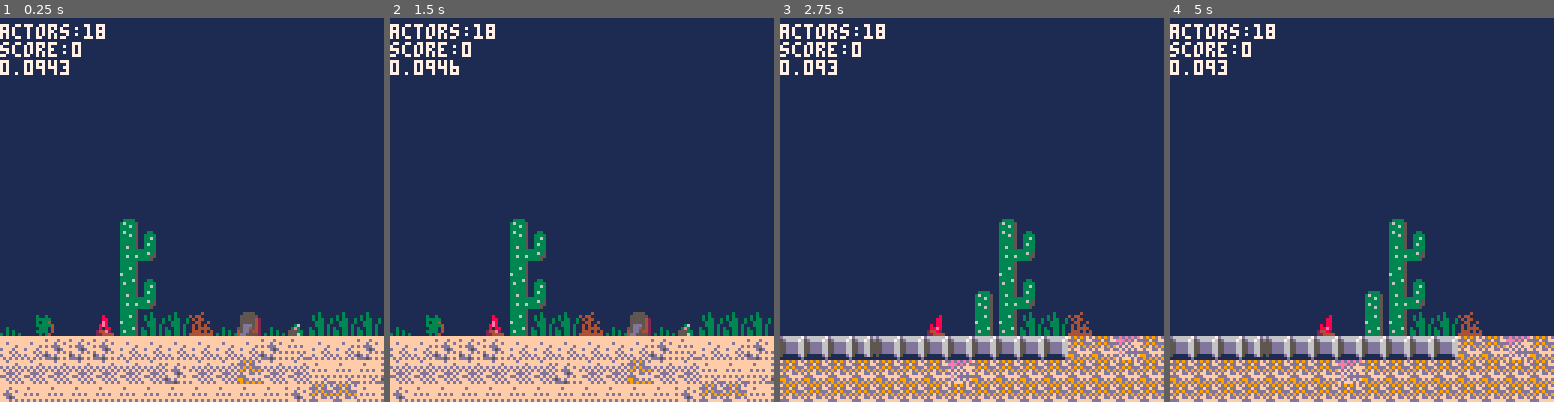
Above: before the commit, frames 1-4 (left to right).
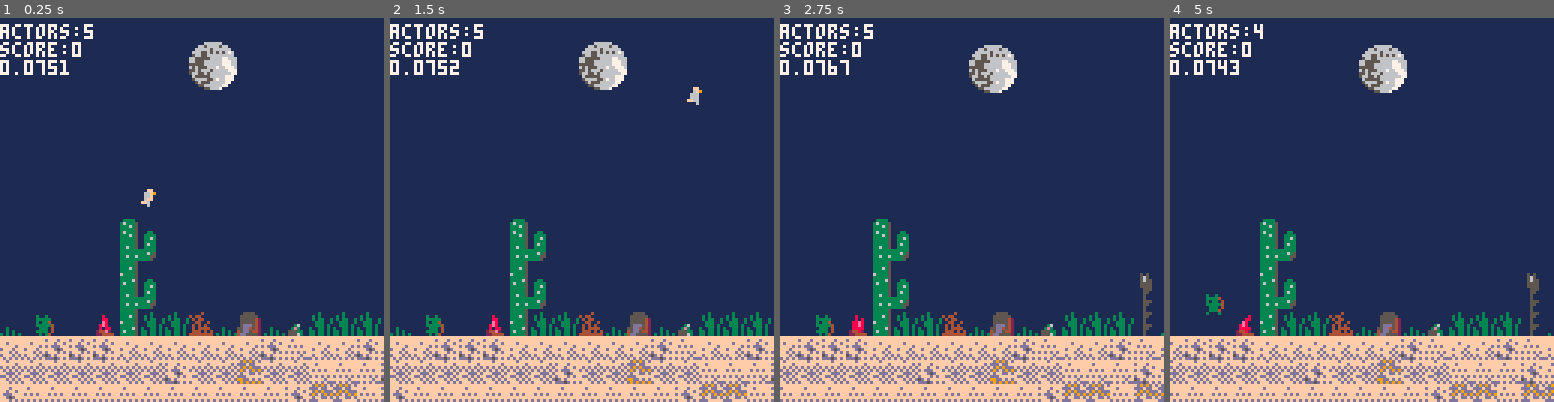
Above: after the commit, the same moments.

Repository: MaxBittker/pico-8-plink
Game: PICO-8 cartridge plink.p8
Same seed, same stepped clock (60 frames per second), same inputs: the game is played once before the commit and once after it.
Inputs:
- Up to frame 1 (0.25 s): no input
- Up to frame 2 (1.5 s): tap X (X key) at 0.33, 1.07 s; tap O (Z key) at 0.7 s
- Up to frame 3 (2.75 s): hold Right 1.6-2.1 s; tap O (Z key) at 1.7, 2.1, 2.5 s; tap X (X key) at 1.85 s; hold Up 2.15-2.42 s; hold Right from 2.47 s (still down)
- Up to frame 4 (5 s): tap O (Z key) every 0.4 s from 2.9 to 4.9 s; tap X (X key) at 2.97, 4.08 s; release Right at 3.03 s; hold Left 3.08-3.58 s; hold Right 4.02-4.68 s; hold Up from 4.73 s (still down)

The runs differ from the first frame. In frame 1, 1.6% of the frame differs, in the area x 9-62%, y 1-50%; in frame 2, 1.6%; in frame 3, 20%; in frame 4, 21%, in the area x 0-100%, y 1-100%.

Commit message:
stages and bird and moon

Diff:
--- a/plink.p8
+++ b/plink.p8
@@ -43,6 +42,16 @@
   a.x=x a.y=y
   a.frame = 0
   add(fire, a)
+  return a
+end
+
+function make_bird(x,y)
+  local a = {}
+  a.x=x a.y=y
+  a = make_actor(3, x+0.5, y+1.2, 1)
+  a.frame = 112
+  a.fear = 0
+  a.ddy=0;
   return a
 end
 
@@ -114,7 +123,7 @@
   level = 0
 
   -- spawn player
-  for y=0,63 do for x=0,127 do
+  for y=0,32 do for x=0,127 do
      my = y + 4
     if (mget(x,y) == 104) then
       player = make_player(x,my+1,1)
@@ -125,8 +134,11 @@
     if (mget(x,y) == 144) then
       make_moose(x,my)
     end
+    if (mget(x,y) == 112) then
+      make_bird(x,my)
+    end
     end end
-    t = 0
+    t = 3
 
     death_t = 0
   end
@@ -137,13 +149,10 @@
   if (x < 0 or x >= 128 ) then
     return true end
 
-    val = mget(x, y - 4)
+    val = mget(x, (y - 4) + level * 12)
     return fget(val, 1)
 end
 
-function move_pickup(a)
-  a.frame = a.f0
-end
 
 function move_player(pl)
 
@@ -240,10 +249,40 @@
   end
 end
 
+function move_bird(b)
+  distance =abs(player.x - b.x)
+  if( distance<8 or player.drawing>5 and distance <12 ) then
+    b.fear = 1
+
+    b.ddy = 0.005
+  end
+
+  if(b.fear ==1 and distance> 20 )then
+    del(actor,b)
+  end
+
+  if(b.fear==0) then
+    b.dx = 0
+    b.frame = 112
+  else
+    b.dx = b.dx + b.d * 0.035
+    c = sin( b.t* 0.04)
+    mf = flr( (1+ c) * 2)
+    b.frame = 112 + mf
+
+    if( c< -0.9 ) then
+      b.dy = -0.2
+      sfx(17)
+    end
+  end
+
+end
+
 function move_moose(m)
   distance =abs(player.x - m.x)
   if( distance<8 or player.drawing>5 and distance <12 ) then
     m.fear = 100
+    sfx(8)
   else
     m.fear = max(0, m.fear-1)
   end
@@ -270,8 +309,8 @@
     move_player(pl)
   end
 
-  if (pl.kind == 2) then
-    move_pickup(pl)
+  if (pl.kind == 3) then
+    move_bird(pl)
   end
 
   if (pl.kind == 4) then
@@ -548,9 +587,12 @@
   -- sky
   camera (0, 0)
 
-  if(player.x > 5)then
-    player.x = 0
-    player.y = 21
+  if(player.x > 110 and level < 1)then
+    player.x = 5
+    player.y = 12
+
+    moose.x = 18
+    moose.y = 15
     level +=1
   end
 
@@ -569,6 +611,7 @@
   --  pal(13,6) -- highlights
   --  y = 0
   --  map (0, 32, 0, y, 16, 16, 0)
+    spr(86,8*8 - player.x*0.1, 4+ player.x, 2, 2)
   -- pal()
 
     -- map and actors
@@ -743,19 +786,19 @@
 
 
 __gff__
-0000030301810303030303030303000003030101010303030303030303030000030303030301010303030303030300000303030303010303030303030303000000000000010000000000000000000000200020200101000000000000000000000000000001010000000000000000000000000000000000000000000000000000
+0000030301810303030303030303000003030101010303030303030303030000030303030301010303030303030301010303030303010303030303030303010100000000010000000000000000000000200020200101000000000000000000000000000001010000000000000000000000000000000000000000000000000000
 0000000000000000000000000000000000000000000000000000000000000000000000000000000000000000000000000000000000000000000000000000000000000000000000000000000000000000000000000000000000000000000000000000000000000000000000000000000000000000000000000000000000000000
 __map__
 0000000000000000000000000000000000000000000000000000000000000000000000000000000000000000000000000000000000000000000000000000000000000000000000000000000000000000000000000000000000000000000000000000000000000000000000000000000000000000000000000000000000000000
 0000000000000000000000000000000000000000000000000000000000000000000000000000000000000000000000000000000000000000000000000000000000000000000000000000000000000000000000000000000000000000000000000000000000000000000000000000000000000000000000000000000000000000
-0000000000000000000000000000000000000000000000000000000000000000000000000000000000000000000000000000000000000000000000000000000000000000000000000000000000000000000000000000000000000000000000000000000000000000000000000000000000000000000000000000000000000000
-0000000000000044550000000000000000000000000000000000000000000000000000000000000000445500000000000000000000000000000000000000000000000000000000000000000000000000000000000000000000000000000000000000000000002500000000000000000000000000000000000000000000000000
+0000000000000070000000000000000000000000000000000000000000000000000000000000000000000000000000000000000000000000000000000000000000000000000000000000000000000000000000000000000000000000000000000000000000000000000000000000000000000000000000000000000000000000
+0000000000000044550000000000000000000000000000000000000000000000700000000000000000445500000000000000000000000000000000000000000000000000000000000000000000000000000000000000000000000000000000000000000000002500000000000000000000000000000000000000000000000000
 0000000000000064650000000000000000000000000000000000000000000000440000000000000000646500000000002500000000002500000000000000000000000000000000000000000000000000000000000000000000000000000000000000000000001400000000000000000000000000000000000000000000000000
 0000000000000054550000000000000000002500000000000000000000000000540000000000000000545500000000001400000000001400000000000000000000000000000000000014000000000000000000000000000000000000000000002500000000001425000013000000000000000000000052000000000000000000
-0014000000000064650000000000000000001400008081000000140000440000540000000900000000646500000000001425130400001426000015350012003500121212000400131314000025000000000000000000000000000000000025001425000000251414000035130000000000000000000006000000000000000000
-14140400680040543535120415040535353514040590913535151435155400055404000708131313555435050426041322033918181939390a0b0c28282020232a2b0322220320202739250014041414260000040435040400000000250014001414000000141414001335353504000044262626000006000000000000000000
-03030303212121030303030303212203032122030303220337032222030322032222030303032203220303060303220322022828393928281a1b1c1d2828282828282828282828272828181103030322220322030322030313000000140414001414000404141414353535351203032203030322030303020b2a020202020202
-222202020202020202210202370202222222212202022828282828393920232321222220230202022202021802022222242128270a0b0c0c2a2b2c2d380a0b0c0c060606060638383838380202020202020202020202020202032222220303030303200303032203030303030202022002020202020202022a2b020202020202
+0014000000000064650000000000000000001400008081000000140000440000540000000900000000646500000000001425130400001426000015350012003500121212000400131314000025000000002e2f0000000000000000000000250014250000002514140000352e0000000070000000000006000000000000000000
+14140400680040543535120415040535353514040590913535151435155400055404000708131313555435050426041329032018181920200a0b0c28282020232a2b0322220320202739250014041414263e3f0404350400000000002500140014140000001414140013353e2f00000044262626000006000000000000000000
+03030303212121030303030303212203032122030303220337032222030322032222030303032203220303060303220322022828202028281a1b1c1d28282828282828282828282728281811030303222203220303220339130000001404140014140004041414143535353e1229032203030322030303020b2a020202020202
+222202020202020202210202370202222222212202022828282828202020232321222220230202022202021802022222242128270a0b0c0c2a2b2c2d380a0b0c0c060606060638383838380202020202020202020202020202032222220303030303200303032203030303030202022002020202020202022a2b020202020202
 23232122222222222222222222222123232223232122220202360222202323232323232323020222222220282220232323230b0c1a1b1c1d3a3b0a0b0c0c1b1c1d0a0b0c0c0303020302033737373737370202020202213220212021202121200202200202020202220202020202020221202002200202022a02020202020202
 232323232323232323232323233623232423232324232321212120232323232323232323232323232323232323232323230a1b1c2a2b2c2d1a1b1a1b1c1d2b2c2d1a1b1c1d0202020202020202020202020202020202020202020221212102020202020222020202340202020202020202020202020202000200020000000000
 000000000000000000000000000000000000000000000000000000000000000000000000000000000000000000000000000000003a3b3c3d2a2b2a2b2c2d3b3c3d2a2b2c2d0202020202020202020202020202020202020202020202020200000000000000000000000000000000000000000000000000000000000000000000
@@ -763,10 +806,10 @@
 0000000000000000000000000000000000000000000000000000000000000000000000000000000000000000000000000000002c023a3b3c3d0202020202020202020202020202020202020202020202020202020202020202020202020000000000000000000000000000000000000000000000000000000000000000000000
 0000000000000000004455000000000000000000000000000000000000000000000000000000000000000000000000000000003c00000000000000000000000000000000000000000000000000000000000000000000000000000000000000000000000000000000000000000000000000000000000000000000000000000000
 0000000000000000006465000000000000000000000000000000000000000000000000000000000000000000000000000000000200000000000000000000000000000000000000000000000000000000000000000000000000000000000000000000000000000000000000000000000000000000000000000000000000000000
-0000000000000000005455000000000000000000000000000000000000000000000000000000000000000000000000000000000000000000000000000000000000000000000000000000000000000000000000000000000000000000000000000000000000000000000000000000000000000000000000000000000000000000
-0000000000000000446465000000000000000000000000000000000000000000000000000000000000000000000000000000000000000000000000000000000000000000000000000000000000000000000000000000000000000000000000000000000000000000000000000000000000000000000000000000000000000000
-0000000000400000545435351200000000000000000000000000000000000000000000000000000000000000000000000000000000000000000000000000000000000000000000000000000000000000000000000000000000000000000000000000000000000000000000000000000000000000000000000000000000000000
-060606070606060606060606363624232323232323232323232323232323232323232323232323232323232323232323231a2b0000000000000000000000000000000000000000000000000000000000000000000000000000000000000000000000000000000000000000000000000000000000000000000000000000000000
+0000000000000000005455000000000006000000000000000000000000000000000000000000000000000000000000000000000000000000000000000000000000000000000000000000000000000000000000000000000000000000000000000000000000000000000000000000000000000000000000000000000000000000
+0000000000000000446465000000000606000000001212000000000000000000000000000000000000000000000000000000000000000000000000000000000000000000000000000000000000000000000000000000000000000000000000000000000000000000000000000000000000000000000000000000000000000000
+0000000000400000545435351200060606000000121200000000000000000000000000000000000000000000000000000000000000000000000000000000000000000000000000000000000000000000000000000000000000000000000000000000000000000000000000000000000000000000000000000000000000000000
+060606070606060606060606363624232323232323232323232323232323232323232323232323232323232323232323231a2b0202020202020203030300000000000000000000000000000000000000000000000000000000000000000000000000000000000000000000000000000000000000000000000000000000000000
 232323232323232439393923362336232323232323232323232323232323232323232323232323232323232323232323232a3b0000000000000000000000000000000000000000000000000000000000000000000000000000000000000000000000000000000000000000000000000000000000000000000000000000000000
 232323232323232339232336233636232323232323232323232323232323232323232323232323232323232323232323233a020000000000000000000000000000000000000000000000000000000000000000000000000000000000000000000000000000000000000000000000000000000000000000000000000000000000
 2323232323232323232323232323232323232323232323232323232323232323232323232323232302232323232302020202000000000000000000000000000000000000000000000000000000000000000000000000000000000000000000000000000000000000000000000000000000000000000000000000000000000000
Not shown, changed: 40 lines of the sprite sheet (__gfx__) section of plink.p8
